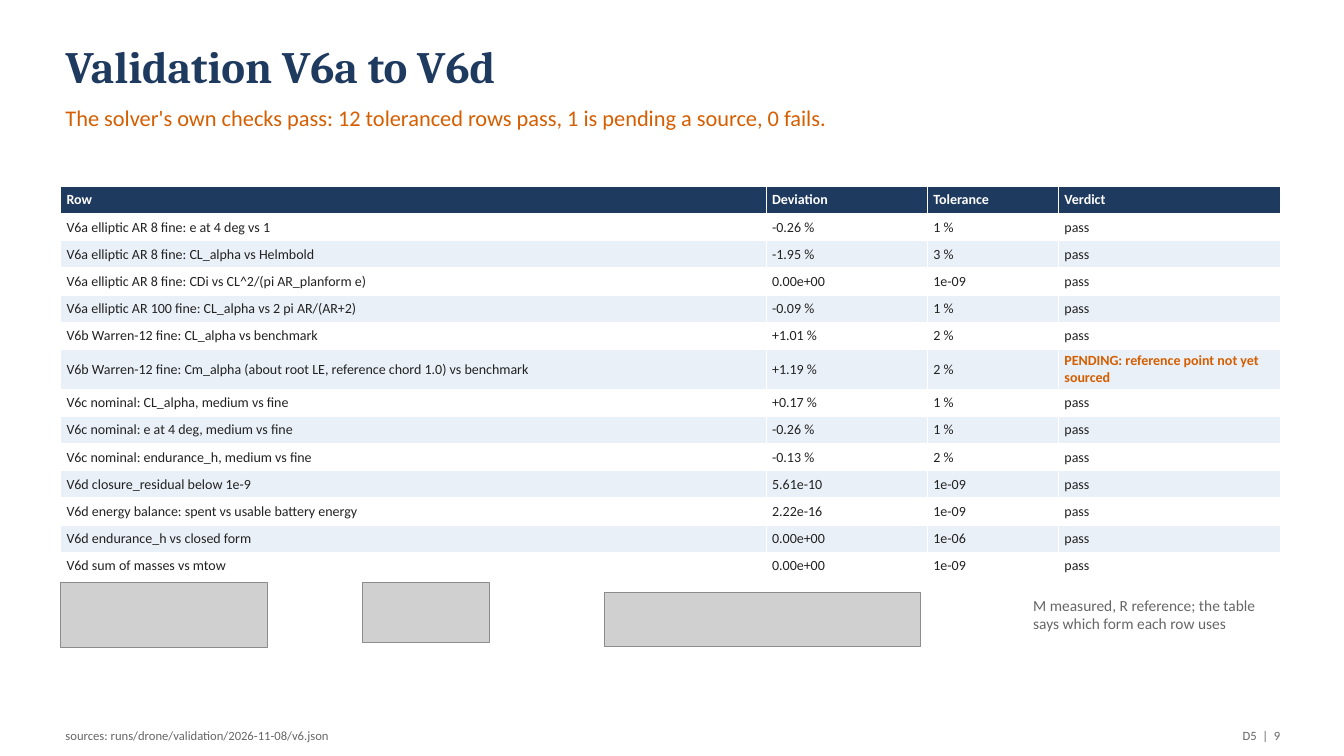
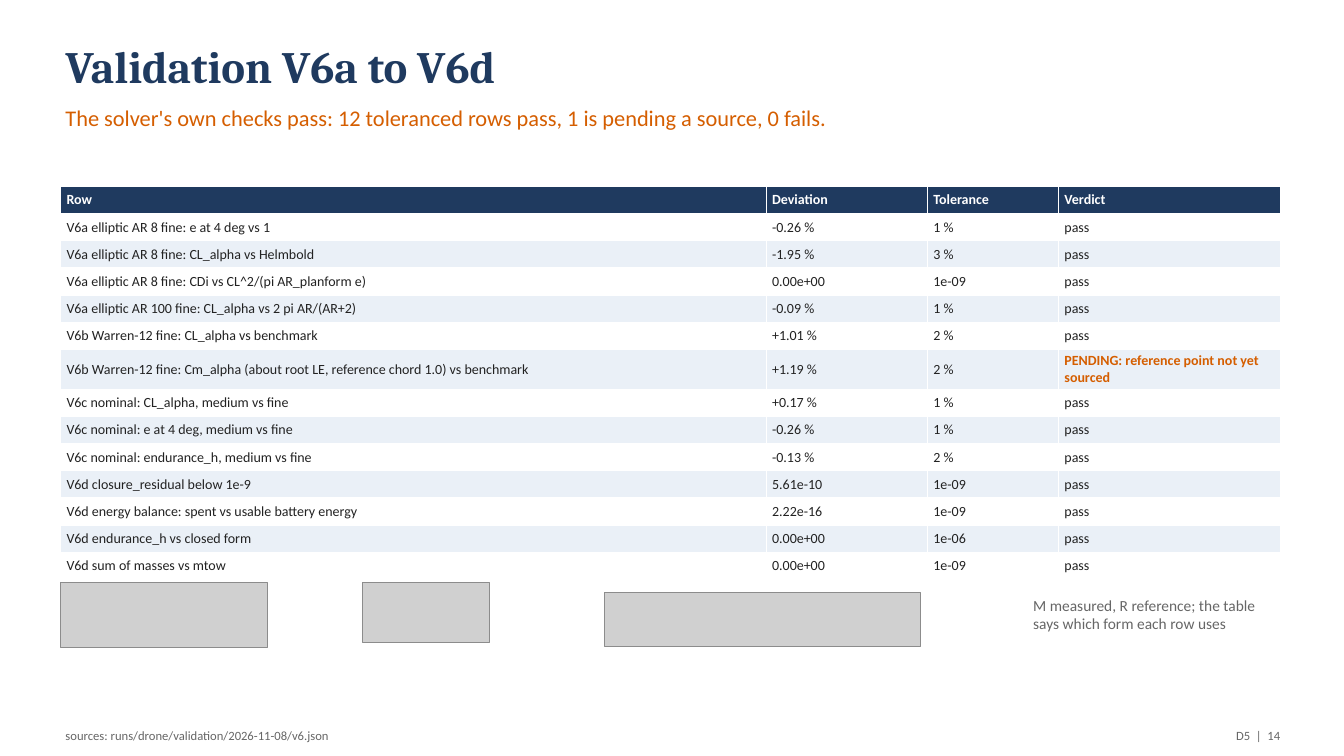
Before and after one commit to emarinhoss/ai-engineering, a slide deck: slide 14 of docs/talk/deck_drone.pptx (slide 9 before the commit). Drawn at 1344x756 pixels with LibreOffice and Linux fonts; fonts in the diff are those of the drawing; grey boxes stand for pictures. Boxes give left, top, right and bottom in pixels: in the first picture for what was removed or moved away, otherwise in the second. Text is boxed around its words. In the diff, an @@ line names an element or a change of style, - is before the commit and + after.

```diff
--- a/docs/talk/deck_drone.pptx
+++ b/docs/talk/deck_drone.pptx
@@ text at <box>1236,732,1280,740</box>: text changed @@
-D5 | 9
+D5 | 14
```
Also in this commit, not shown: 12 other slides changed, 7 slides added, 28 other files.
